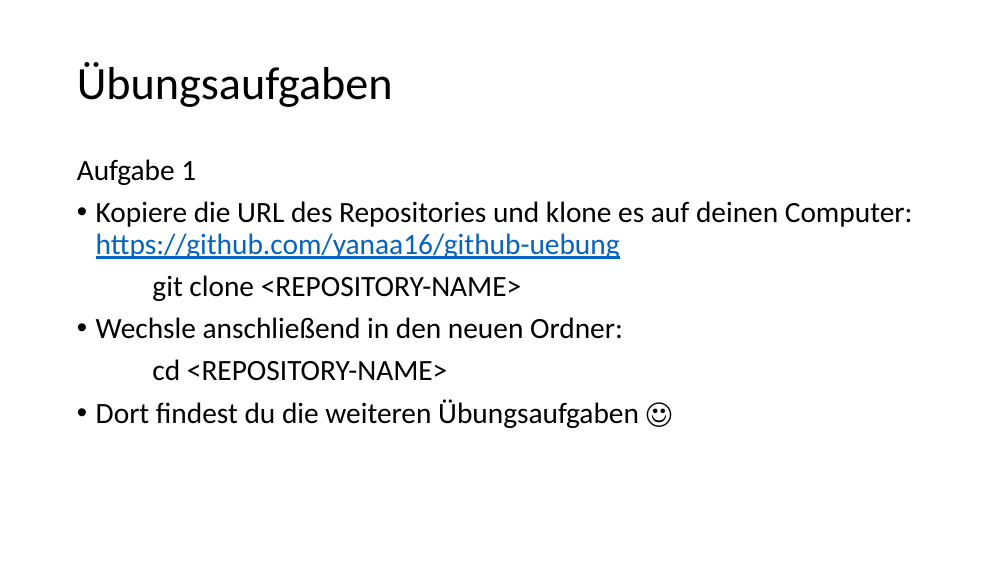
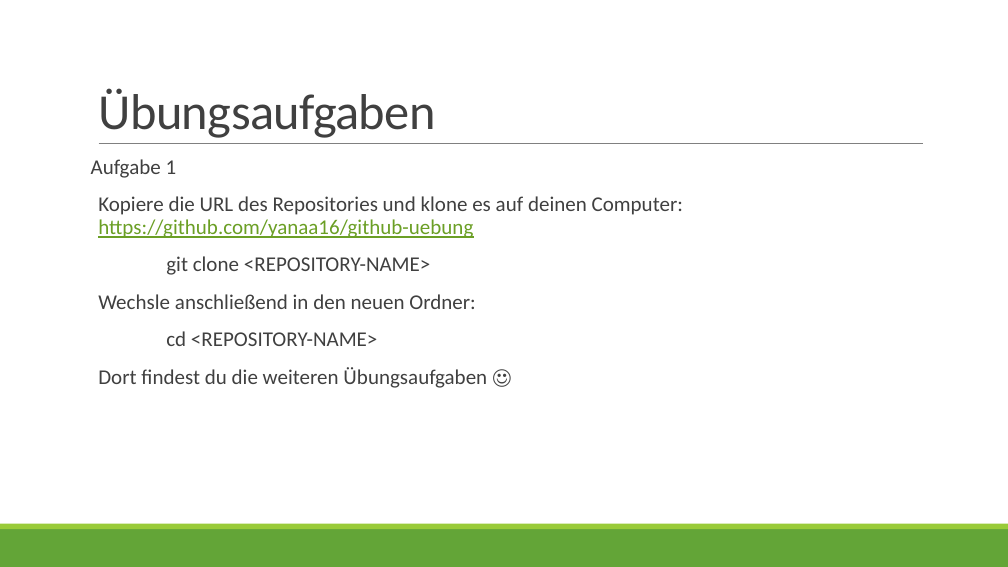
Before and after one commit to yanaa16/github-uebung, a slide deck: slide 17 of Einführung in Git und Github.pptx. Drawn at 1008x567 pixels with LibreOffice and Linux fonts; fonts in the diff are those of the drawing. Boxes give left, top, right and bottom in pixels: in the first picture for what was removed or moved away, otherwise in the second. Text is boxed around its words. In the diff, an @@ line names an element or a change of style, - is before the commit and + after.

Commit message:
Überarbeitete Übungsaufgaben

```diff
--- a/Einführung in Git und Github.pptx
+++ b/Einführung in Git und Github.pptx
@@ title "Übungsaufgaben" moved from (x1=77, y1=62, x2=393, y2=107) to (x1=98, y1=88, x2=436, y2=138) @@
@@ title "Übungsaufgaben" at (x1=98, y1=88, x2=436, y2=138): size 44 to 48 pt, text colour #000000 to #404040, letter spacing 0 to -0.5 pt; line spacing 0.9 to 0.85; vertical alignment middle to bottom @@
@@ line added from (99, 144) to (923, 144), #808080 0.5 pt @@
@@ text "Aufgabe 1" moved from (x1=77, y1=159, x2=913, y2=428) to (x1=91, y1=159, x2=683, y2=388) @@
@@ text "Aufgabe 1" at (x1=91, y1=159, x2=683, y2=388): size 28 to 20 pt; text colour #000000 to #404040 in "Aufgabe 1", "Kopiere die URL des Repositories und klone ...", "git clone <REPOSITORY-NAME>", "Wechsle anschließend in den neuen Ordner:" and 2 more places; text colour #0563C1 to #6B9F25 in "https://github.com/yanaa16/github-uebung"; more space between paragraphs; bullet • to   @@
@@ rectangle added at (x1=0, y1=529, x2=1008, y2=567), fill #63A537 @@
@@ rectangle added at (x1=0, y1=524, x2=1008, y2=529), fill #99CB38 @@
```
Also in this commit, not shown: 17 other slides changed, 2 other files.
